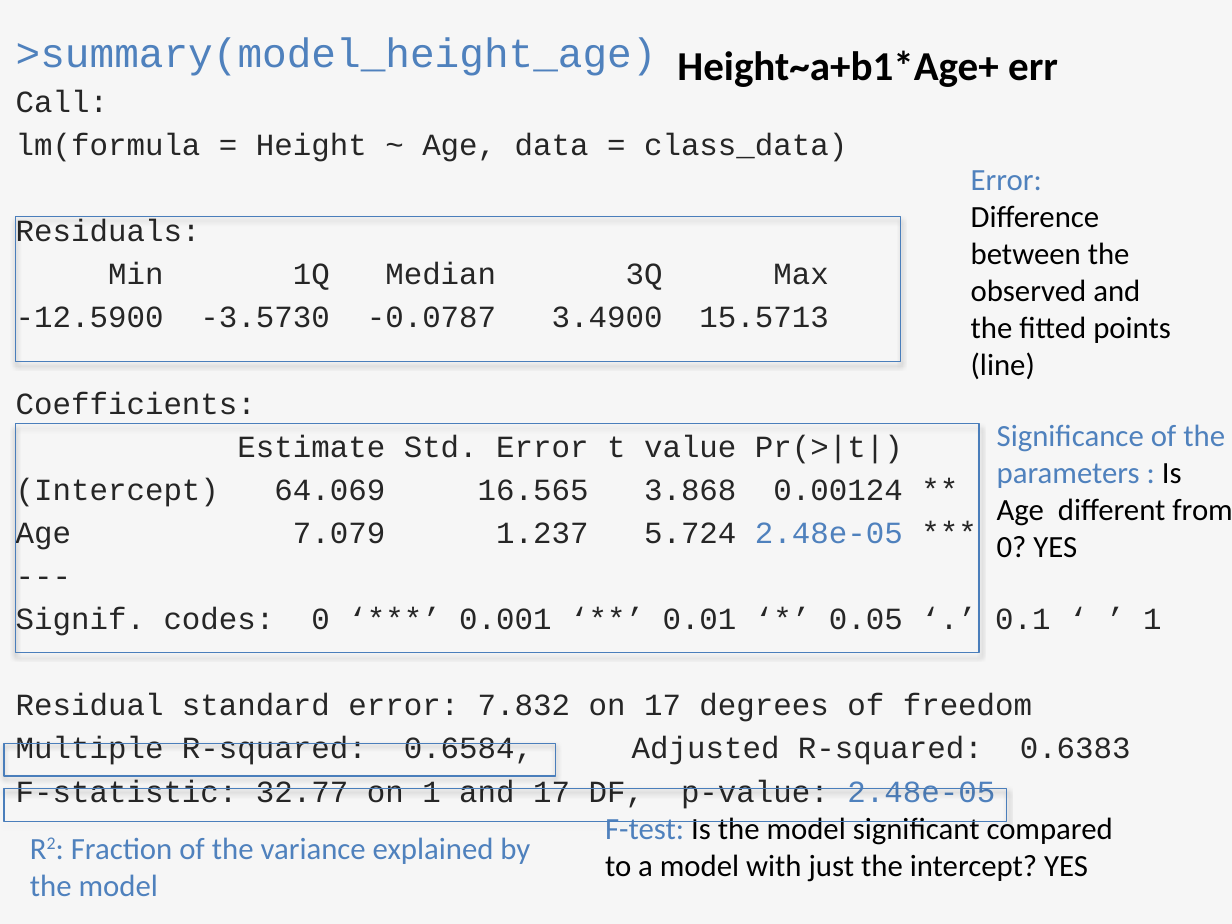
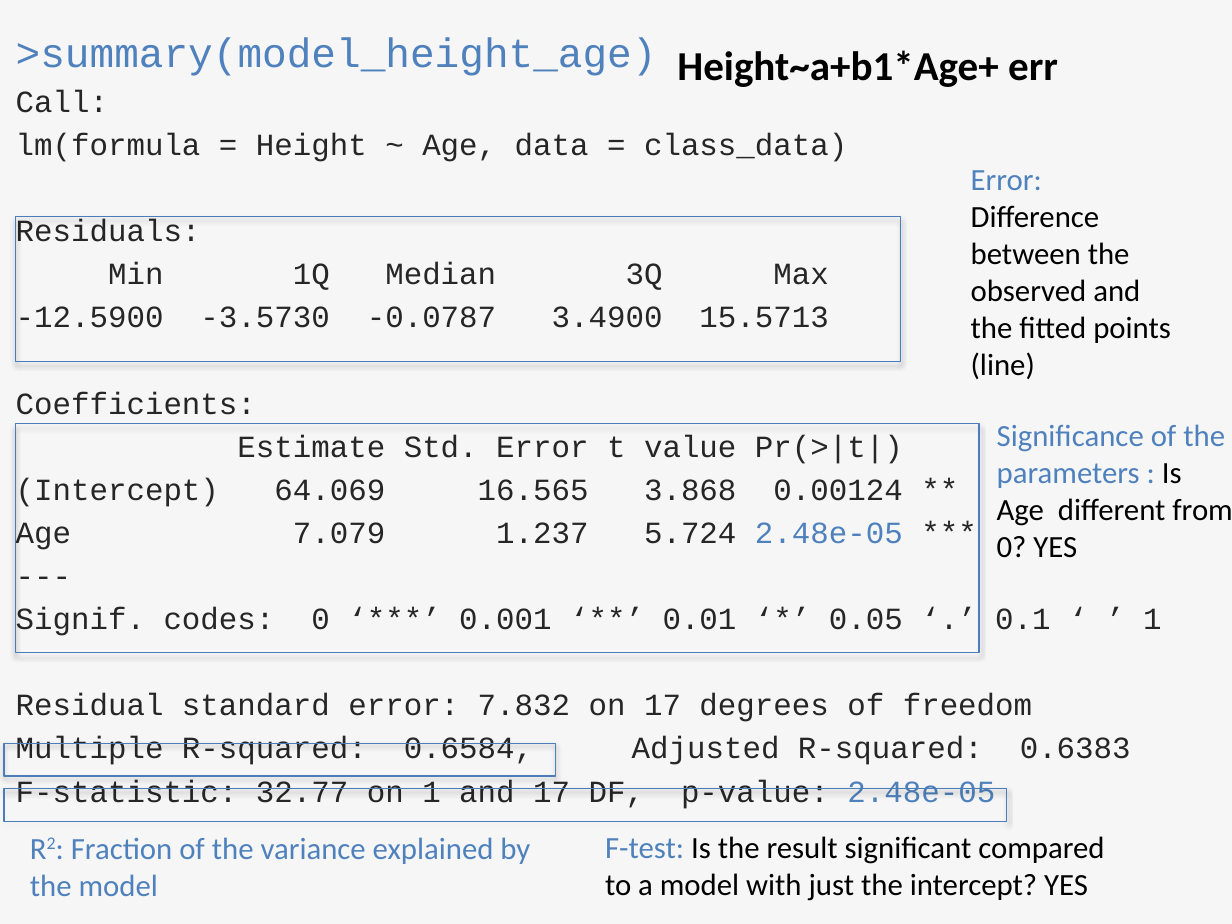
Before and after one commit to sib-swiss/first-steps-with-R-training, a slide deck: slide 50 of assets/pptx/First-steps-with-R_day2_afternoon.pptx. Drawn at 1232x924 pixels with LibreOffice and Linux fonts; fonts in the diff are those of the drawing. Boxes give left, top, right and bottom in pixels: in the first picture for what was removed or moved away, otherwise in the second. Text is boxed around its words. In the diff, an @@ line names an element or a change of style, - is before the commit and + after.

```diff
--- a/assets/pptx/First-steps-with-R_day2_afternoon.pptx
+++ b/assets/pptx/First-steps-with-R_day2_afternoon.pptx
@@ text at [605,836,1104,901]: text changed @@
-F-test: Is the model significant compared to a model with just the intercept? YES
+F-test: Is the result significant compared to a model with just the intercept? YES
```
Also in this commit, not shown: 7 other slides changed, 1 other file.
